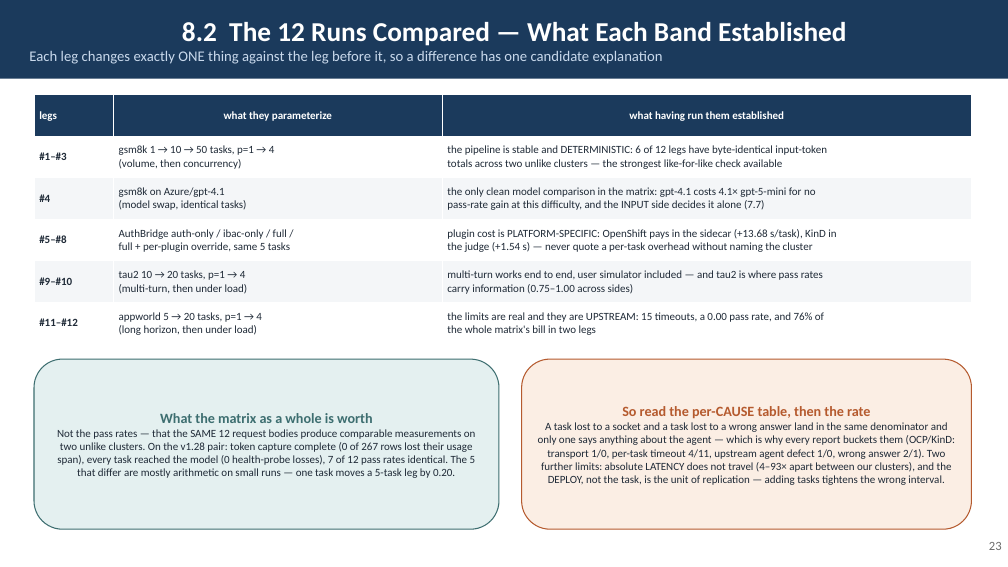
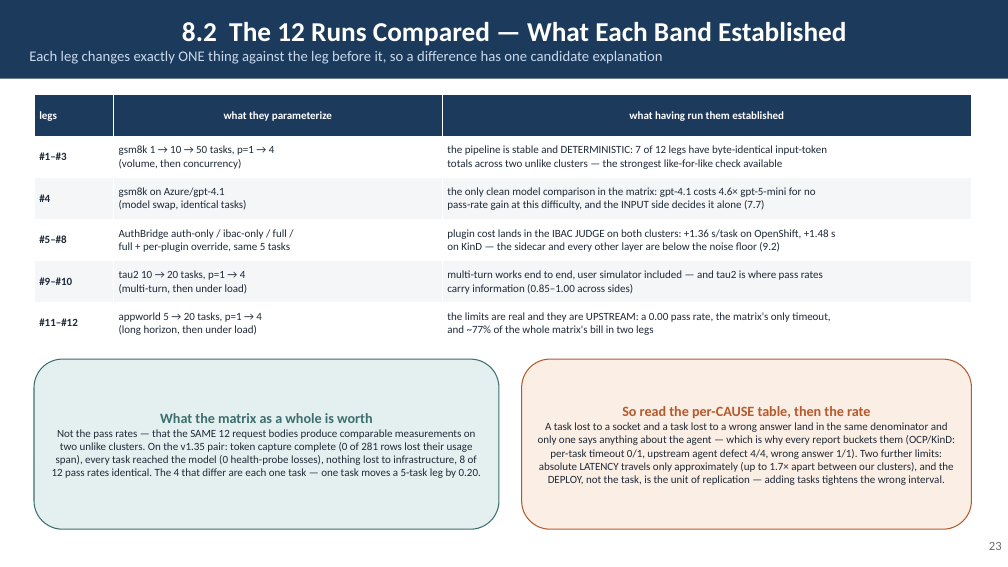
Before and after one commit to rossoctl/autobench, a slide deck: slide 23 of docs/AutoBench.pptx. Drawn at 1008x567 pixels with LibreOffice and Linux fonts; fonts in the diff are those of the drawing. Boxes give left, top, right and bottom in pixels: in the first picture for what was removed or moved away, otherwise in the second. Text is boxed around its words. In the diff, an @@ line names an element or a change of style, - is before the commit and + after.

```diff
--- a/docs/AutoBench.pptx
+++ b/docs/AutoBench.pptx
@@ table at (34, 95, 972, 344) @@
-row 2, column 3: the pipeline is stable and DETERMINISTIC: 6 of 12 legs have byte-identical input-token totals across two unlike clusters — the strongest like-for-like check available
+row 2, column 3: the pipeline is stable and DETERMINISTIC: 7 of 12 legs have byte-identical input-token totals across two unlike clusters — the strongest like-for-like check available
-row 3, column 3: the only clean model comparison in the matrix: gpt-4.1 costs 4.1× gpt-5-mini for no pass-rate gain at this difficulty, and the INPUT side decides it alone (7.7)
+row 3, column 3: the only clean model comparison in the matrix: gpt-4.1 costs 4.6× gpt-5-mini for no pass-rate gain at this difficulty, and the INPUT side decides it alone (7.7)
-row 4, column 3: plugin cost is PLATFORM-SPECIFIC: OpenShift pays in the sidecar (+13.68 s/task), KinD in the judge (+1.54 s) — never quote a per-task overhead without naming the cluster
+row 4, column 3: plugin cost lands in the IBAC JUDGE on both clusters: +1.36 s/task on OpenShift, +1.48 s on KinD — the sidecar and every other layer are below the noise floor (9.2)
-row 5, column 3: multi-turn works end to end, user simulator included — and tau2 is where pass rates carry information (0.75–1.00 across sides)
+row 5, column 3: multi-turn works end to end, user simulator included — and tau2 is where pass rates carry information (0.85–1.00 across sides)
-row 6, column 3: the limits are real and they are UPSTREAM: 15 timeouts, a 0.00 pass rate, and 76% of the whole matrix's bill in two legs
+row 6, column 3: the limits are real and they are UPSTREAM: a 0.00 pass rate, the matrix's only timeout, and ~77% of the whole matrix's bill in two legs
@@ text in rounded rectangle at (52, 429, 481, 478): text changed @@
-Not the pass rates — that the SAME 12 request bodies produce comparable measurements on two unlike clusters. On the v1.28 pair: token capture complete (0 of 267 rows lost their usage span), every task reached the model (0 health-probe losses), 7 of 12 pass rates identical. The 5 that differ are mostly arithmetic on small runs — one task moves a 5-task leg by 0.20.
+Not the pass rates — that the SAME 12 request bodies produce comparable measurements on two unlike clusters. On the v1.35 pair: token capture complete (0 of 281 rows lost their usage span), every task reached the model (0 health-probe losses), nothing lost to infrastructure, 8 of 12 pass rates identical. The 4 that differ are each one task — one task moves a 5-task leg by 0.20.
@@ text in rounded rectangle at (538, 422, 955, 485): text changed @@
-A task lost to a socket and a task lost to a wrong answer land in the same denominator and only one says anything about the agent — which is why every report buckets them (OCP/KinD: transport 1/0, per-task timeout 4/11, upstream agent defect 1/0, wrong answer 2/1). Two further limits: absolute LATENCY does not travel (4–93× apart between our clusters), and the DEPLOY, not the task, is the unit of replication — adding tasks tightens the wrong interval.
+A task lost to a socket and a task lost to a wrong answer land in the same denominator and only one says anything about the agent — which is why every report buckets them (OCP/KinD: per-task timeout 0/1, upstream agent defect 4/4, wrong answer 1/1). Two further limits: absolute LATENCY travels only approximately (up to 1.7× apart between our clusters), and the DEPLOY, not the task, is the unit of replication — adding tasks tightens the wrong interval.
```
Also in this commit, not shown: 18 other slides changed, 4 other files.
